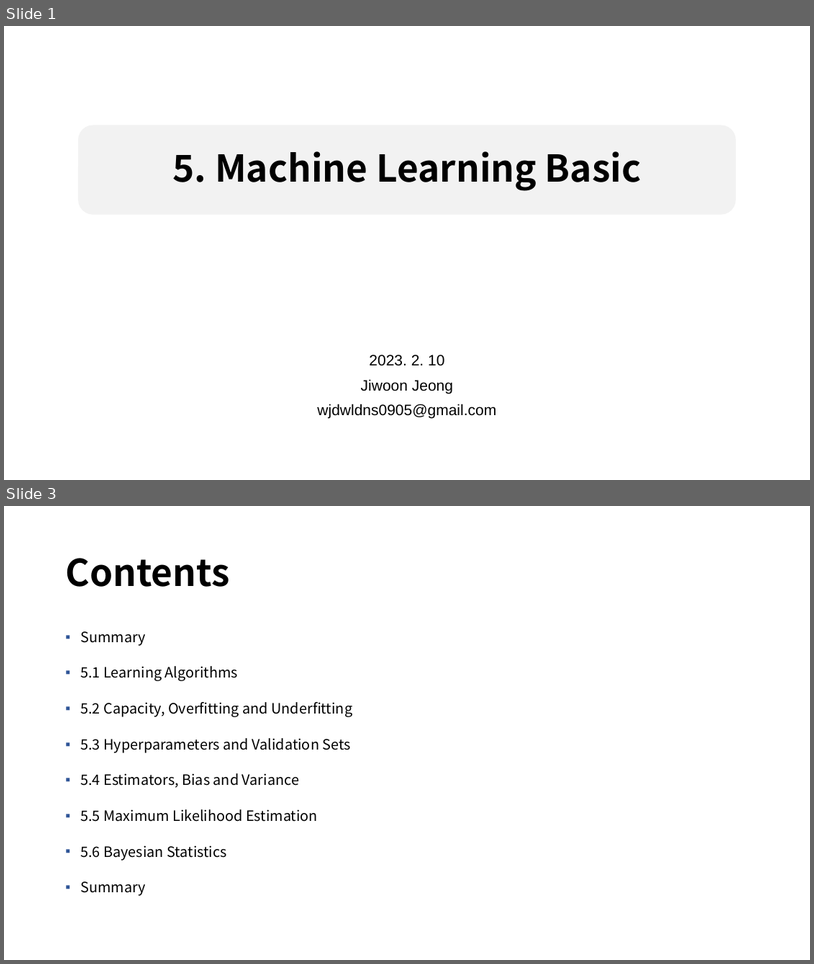
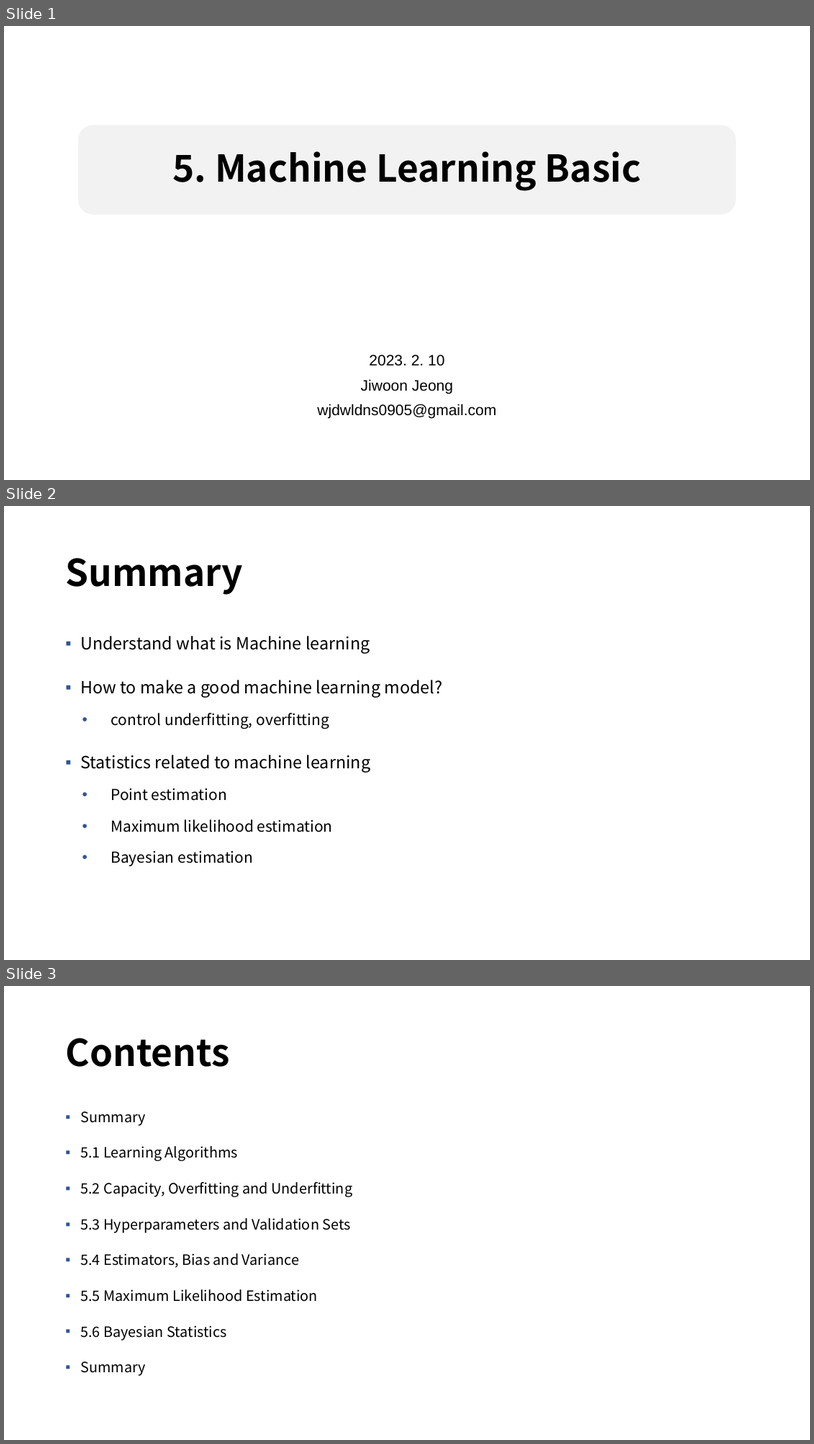
Before and after one commit to mmvv11/GraduateStudies, a slide deck: DeepLearningStudy/5-1. Machine Learning Basics, 230210, 정지운.pptx. Shown one above the other, each under a label of ours: slides 1 and 3 before the commit, slides 1, 2 and 3 after it; the slides between them are not shown. The pictures are 814x964 and 814x1444 pixels, drawn with LibreOffice and Linux fonts; fonts in the diff are those of the drawing; background and template pictures are left out. Boxes give left, top, right and bottom in pixels: in the first picture for what was removed or moved away, otherwise in the second. Text is boxed around its words. In the diff, an @@ line names an element or a change of style, - is before the commit and + after.

```diff
--- a/DeepLearningStudy/5-1. Machine Learning Basics, 230210, 정지운.pptx
+++ b/DeepLearningStudy/5-1. Machine Learning Basics, 230210, 정지운.pptx
@@ slide 2 added at bbox=[4, 506, 810, 960], background picture (left out) @@
@@ title added at bbox=[65, 558, 243, 595], 44 pt, text #000000, bold @@
+Summary
@@ text added at bbox=[80, 636, 442, 866], 20 pt, text #000000 @@
+▪ Understand what is Machine learning
+▪ How to make a good machine learning model?
+  • control underfitting, overfitting
+▪ Statistics related to machine learning
+  • Point estimation
+  • Maximum likelihood estimation
+  • Bayesian estimation
```
Also in this commit, not shown: 1 slide changed, 21 other slides added, 1 slide removed.
